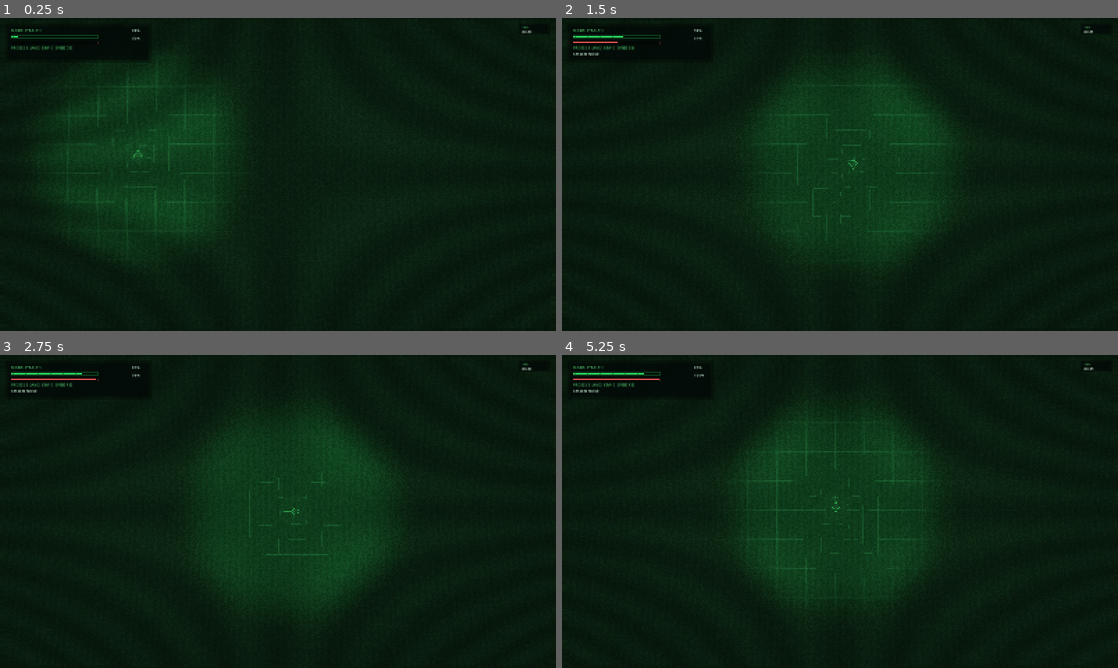
Above: before the commit, frames 1-4 (two rows, left to right).
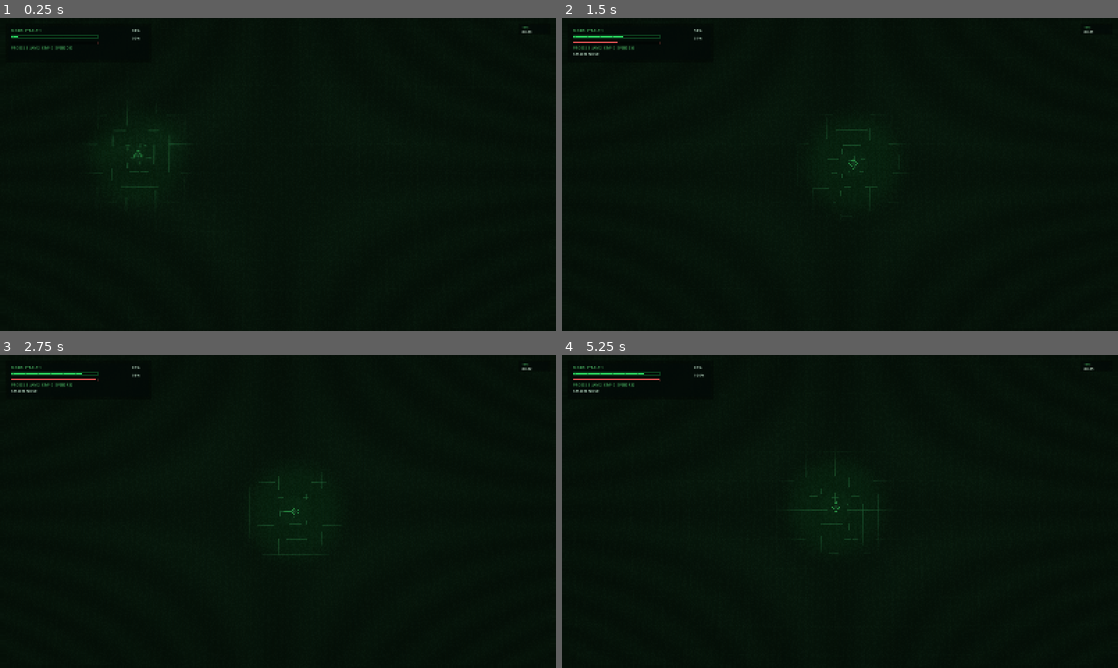
Above: after the commit, the same moments.

Repository: weeksdev/signal_dark
Game: Godot game, scene res://src/world/ArcadeWorld.tscn
Same seed, same stepped clock (60 frames per second), same inputs: the game is played once before the commit and once after it. This scene is started directly instead of the project's main scene. Sound files missing from this copy of the repository are replaced by a short silence.
Inputs (mouse positions are in pixels of both pictures, inside the frame that each line leads up to):
- Up to frame 1 (0.25 s): no input
- Up to frame 2 (1.5 s): tap Enter at 0.5 s; move the mouse to (962, 158) at 0.52 s; hold D (move_right) 0.53-1.28 s; hold Space (boost) 0.53-1.28 s; move the mouse to (728, 190) at 1.27 s; hold S (move_down) from 1.28 s (still down); tap Space (boost) at 1.35 s
- Up to frame 3 (2.75 s): move the mouse to (333, 442) at 2.02 s; release S (move_down) at 2.03 s; hold D (move_right) from 2.03 s (still down); hold Space (boost) from 2.03 s (still down); tap C (emp) at 2.1 s
- Up to frame 4 (5.25 s): move the mouse to (812, 574) at 2.77 s; release D (move_right) at 2.78 s; release Space (boost) at 2.78 s; hold W (move_up) 2.78-3.53 s; click (812, 574) at 2.85 s; tap Space (boost) at 3.05, 3.8, 4.55 s; move the mouse to (1006, 558) at 3.52 s; hold F (hack) 3.53-4.28 s; hold A (move_left) 3.53-5.03 s; move the mouse to (673, 464) at 4.27 s; tap J (hack_a) at 4.35 s; move the mouse to (867, 511) at 5.02 s; hold S (move_down) from 5.03 s (still down); hold Space (boost) from 5.03 s (still down); tap K (hack_b) at 5.1 s

The runs differ from the first frame. In frame 1, 17% of the frame differs, in the area x 5-45%, y 11-80%; in frame 2, 18%; in frame 3, 18%; in frame 4, 18%, in the area x 27-70%, y 12-84%.

Commit message:
Tighten stealth visibility field

Diff:
--- a/src/fx/StealthOverlay.gd
+++ b/src/fx/StealthOverlay.gd
@@ -3,7 +3,7 @@
 const OVERLAY_SHADER_CODE := """
 shader_type canvas_item;
 
-uniform sampler2D screen_tex : hint_screen_texture, filter_linear;
+uniform sampler2D screen_tex : hint_screen_texture, filter_nearest;
 uniform vec2 light_center = vec2(800.0, 450.0);
 uniform vec2 viewport_size = vec2(1600.0, 900.0);
 uniform float inner_radius_px = 96.0;
@@ -30,6 +30,7 @@
 uniform float wash_softness_px = 140.0;
 uniform float wash_strength = 0.18;
 uniform vec3 wash_tint = vec3(0.2, 0.9, 0.42);
+uniform float sharpen_strength = 0.18;
 
 vec4 blur3(vec2 uv, float blur_px) {
 	vec2 px = vec2(1.0) / viewport_size;
@@ -55,9 +56,11 @@
 		float dist_px = distance(screen_pos, light_center);
 		float blur_band = smoothstep(blur_start_px, outer_radius_px, dist_px);
 		float darkness_band = smoothstep(inner_radius_px, outer_radius_px, dist_px);
-		float blur_amount = mix(0.0, 8.0, blur_band);
+		float blur_amount = mix(0.0, 5.0, blur_band);
 		vec4 blurred = blur3(clamped_uv, blur_amount);
-		vec4 mixed_col = mix(base, blurred, blur_band);
+		vec4 mixed_col = mix(base, blurred, blur_band * 0.62);
+		vec3 sharpened = clamp(base.rgb + (base.rgb - blurred.rgb) * sharpen_strength, vec3(0.0), vec3(1.0));
+		mixed_col.rgb = mix(mixed_col.rgb, sharpened, 0.42);
 
 		float darkness = mix(0.0, max_darkness, darkness_band);
 		float visibility = max(ambient_floor, 1.0 - darkness);
@@ -100,9 +103,9 @@
 	float dither = noise * dither_strength * 0.55;
 	out_col.rgb = clamp(out_col.rgb + grain + dither, vec3(0.0), vec3(1.0));
 	float luminance = dot(out_col.rgb, vec3(0.299, 0.587, 0.114));
-	vec3 phosphor_mono = crt_tint * (0.32 + luminance * 1.05);
+	vec3 phosphor_mono = crt_tint * (0.26 + luminance * 1.02);
 	out_col.rgb = mix(out_col.rgb, phosphor_mono, crt_tint_strength);
-	out_col.rgb += crt_tint * 0.06;
+	out_col.rgb += crt_tint * 0.04;
 	float scan_phase = 0.5 + 0.5 * cos(frag_px.y * 3.14159265);
 	float scanline = 1.0 - scan_phase * scanline_strength;
 	float triad = 0.94 + 0.06 * sin(frag_px.x * 2.4);
@@ -250,22 +253,23 @@
 	if _shader_material == null:
 		return
 	var in_combat := ColorSystem.in_combat
-	_shader_material.set_shader_parameter("inner_radius_px", 132.0)
-	_shader_material.set_shader_parameter("blur_start_px", 153.0)
-	_shader_material.set_shader_parameter("outer_radius_px", 382.0)
-	_shader_material.set_shader_parameter("max_darkness", 0.92)
-	_shader_material.set_shader_parameter("ambient_floor", 0.16)
+	_shader_material.set_shader_parameter("inner_radius_px", 72.0)
+	_shader_material.set_shader_parameter("blur_start_px", 88.0)
+	_shader_material.set_shader_parameter("outer_radius_px", 196.0)
+	_shader_material.set_shader_parameter("max_darkness", 0.965)
+	_shader_material.set_shader_parameter("ambient_floor", 0.075)
 	_shader_material.set_shader_parameter("reveal_strength", 0.82)
-	_shader_material.set_shader_parameter("pixel_size", 2.0)
-	_shader_material.set_shader_parameter("grain_strength", 0.05 if not in_combat else 0.035)
-	_shader_material.set_shader_parameter("dither_strength", 0.025 if not in_combat else 0.015)
-	_shader_material.set_shader_parameter("crt_tint_strength", 0.28 if not in_combat else 0.1)
+	_shader_material.set_shader_parameter("pixel_size", 1.35)
+	_shader_material.set_shader_parameter("grain_strength", 0.028 if not in_combat else 0.02)
+	_shader_material.set_shader_parameter("dither_strength", 0.012 if not in_combat else 0.008)
+	_shader_material.set_shader_parameter("crt_tint_strength", 0.2 if not in_combat else 0.08)
 	_shader_material.set_shader_parameter("crt_tint", Vector3(0.32, 0.95, 0.48))
-	_shader_material.set_shader_parameter("scanline_strength", 0.22)
-	_shader_material.set_shader_parameter("vignette_strength", 0.24)
-	_shader_material.set_shader_parameter("grille_strength", 0.08)
+	_shader_material.set_shader_parameter("scanline_strength", 0.18)
+	_shader_material.set_shader_parameter("vignette_strength", 0.2)
+	_shader_material.set_shader_parameter("grille_strength", 0.06)
 	_shader_material.set_shader_parameter("warp_strength", 0.012)
-	_shader_material.set_shader_parameter("wash_radius_px", 382.0)
-	_shader_material.set_shader_parameter("wash_softness_px", 176.0)
-	_shader_material.set_shader_parameter("wash_strength", 0.16 if not in_combat else 0.0)
-	_shader_material.set_shader_parameter("wash_tint", Vector3(0.17, 0.78, 0.36))
+	_shader_material.set_shader_parameter("wash_radius_px", 170.0)
+	_shader_material.set_shader_parameter("wash_softness_px", 72.0)
+	_shader_material.set_shader_parameter("wash_strength", 0.045 if not in_combat else 0.0)
+	_shader_material.set_shader_parameter("wash_tint", Vector3(0.12, 0.52, 0.24))
+	_shader_material.set_shader_parameter("sharpen_strength", 0.24 if not in_combat else 0.12)
--- a/src/world/Grid.gd
+++ b/src/world/Grid.gd
@@ -141,8 +141,8 @@
 
 func _draw_warped_grid(view_rect: Rect2, attractors: Array) -> void:
 	var line_color := ColorSystem.grid_color()
-	var base_alpha := 0.42 if not ColorSystem.in_combat else 0.22
-	var major_alpha_boost := 0.085 if not ColorSystem.in_combat else 0.025
+	var base_alpha := 0.48 if not ColorSystem.in_combat else 0.24
+	var major_alpha_boost := 0.11 if not ColorSystem.in_combat else 0.03
 	var x_start: float = floor(view_rect.position.x / spacing) * spacing - spacing * 3.0
 	var x_end: float = ceil(view_rect.end.x / spacing) * spacing + spacing * 3.0
 	var y_start: float = floor(view_rect.position.y / spacing) * spacing - spacing * 3.0
@@ -158,7 +158,7 @@
 			points.append(_warp_point(raw_point, attractors))
 			y += 24.0
 		if points.size() > 1:
-			draw_polyline(points, Color(line_color.r, line_color.g, line_color.b, (base_alpha + alpha_boost) * 0.92), 0.9)
+			draw_polyline(points, Color(line_color.r, line_color.g, line_color.b, base_alpha + alpha_boost), 1.0)
 		x += spacing * 1.5
 		col += 1
 	var row := 0
@@ -172,7 +172,7 @@
 			h_points.append(_warp_point(raw_point_h, attractors))
 			x2 += 24.0
 		if h_points.size() > 1:
-			draw_polyline(h_points, Color(line_color.r, line_color.g, line_color.b, (base_alpha + alpha_boost_h) * 0.92), 0.9)
+			draw_polyline(h_points, Color(line_color.r, line_color.g, line_color.b, base_alpha + alpha_boost_h), 1.0)
 		y2 += spacing * 1.5
 		row += 1
 
